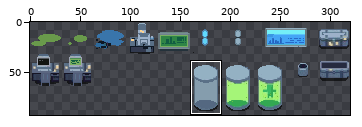
A sprite sheet gets an edit: Assets/Sprites/Tech Dungeon/Decor_sprites.png. Above, an overview of the earlier version with the close-up marked.
Close-up. The starting point:
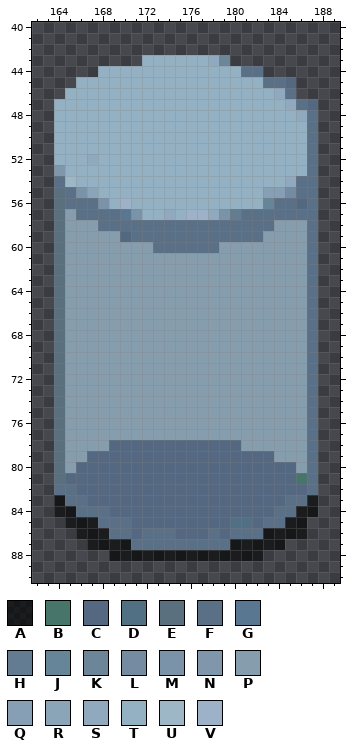
The file is 320x96 pixels. Colours within 5 levels of each other are drawn and written as one. Shown: x 162..189, y 40..90. The wide view leaves out empty margins. The commit also changed other parts of the picture, which this record leaves out.
Palette (. is transparent): A #0000009d  B #47756a  C #546881  D #517084  E #5a707e  F #5a7087  G #597791  H #637c92  J #668599  K #6c8697  L #758ba2  M #7a93a9  N #8096ab  P #859dad  Q #869fb5  R #8aa5b8  S #90a9bf  T #94b1c3  U #9db7c6  V #9db1c9
Pixels before, first column x 164:
43 ........TTTTTTSK........
44 ....TTTTTTTTTTTTTFF.....
45 ..TTTTTTTTTTTTTTTTTFFC..
46 .TTTTTTTTTTTTTTTTTTTSF..
47 TTTTTTTTTTTTTTTTTTTTTSFC
48 TTTTTTTTTTTTTTTTTTTTTTSF
49 TTTTTTTTTTTTTTTTTTTTTTTF
50 TTTTTTTTTTTTTTTTTTTTTTTF
51 TTTTTTTTTTTTTTTTTTTTTTTF
52 TTTSTTTTTTTTTTTTTTTTTTTF
53 NTTTTTTTTTTTTTTTTTTTTTTF
54 FUTTTTTTTTTTTTTTTTTTTSFF
55 EFMRTTTTTTTTTTTTTTTQQLFF
56 EFFFMTVTTTTTTTTTTTTJFFCF
57 EPFFFFGMTTSTVVSMHFFFFFFF
58 EPPPFFFFFFFFFFFFFFFFPPPF
59 EPPPPPCFFFFFFFFFFFFPPPPF
60 EPPPPPPPPFFFFFFPPPPPPPPF
61 EPPPPPPPPPPPPPPPPPPPPPPF
62 EPPPPPPPPPPPPPPPPPPPPPPF
63 EPPPPPPPPPPPPPPPPPPPPPPF
64 EPPPPPPPPPPPPPPPPPPPPPPF
65 EPPPPPPPPPPPPPPPPPPPPPPF
66 EPPPPPPPPPPPPPPPPPPPPPPF
67 EPPPPPPPPPPPPPPPPPPPPPPF
68 EPPPPPPPPPPPPPPPPPPPPPPF
69 EPPPPPPPPPPPPPPPPPPPPPPF
70 EPPPPPPPPPPPPPPPPPPPPPPF
71 EPPPPPPPPPPPPPPPPPPPPPPF
72 EPPPPPPPPPPPPPPPPPPPPPPF
73 EPPPPPPPPPPPPPPPPPPPPPPF
74 EPPPPPPPPPPPPPPPPPPPPPPF
75 EPPPPPPPPPPPPPPPPPPPPPPF
76 EPPPPPPPPPPPPPPPPPPPPPPF
77 EPPPPPPPPPPPPPPPPPPPPPPF
78 EPPPPCCCCCCCCCCCCPPPPPPF
79 EPPCCCCCCCCCCCCCCCCCPPPF
80 EPCCCCCCCCCCCCCCCCCCCCPF
81 ECCCCCCCCCCCCCCCCCCCCCBF
82 FFCCCCCCCCCCCCCCCCCCCCCF
83 AFFCCCCCCCCCCCCCCCCCCFFA
84 AAFFFCCCCCCCCCCCCCCCFFAA
85 .AAAFFFCCCCCCCCCDDCFFAA.
86 ..AAAFFCFFFCCCFCFFFAAAA.
87 ...AAAAFFFFFFFFFAAAAA...
88 .....AAAAAAAAAAAAAA.....
The result:
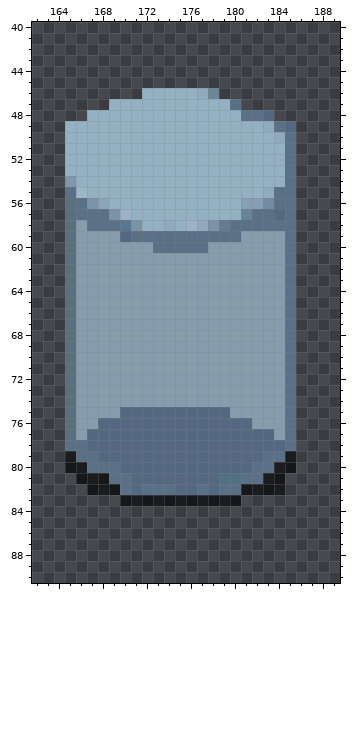
From old to new:
Changed rows in their new state; - is an unchanged pixel.
first column x 164:
43 --------........--------
44 ----...............-----
45 --....................--
46 -.......-----SK.......--
47 .....-----------F.......
48 ...--------------FFC....
49 .------------------SFC..
50 .-------------------SF..
51 .--------------------F..
52 .--T-----------------F..
53 .--------------------F..
54 .N-------------------F..
55 .-UT---------------SFF..
56 .E-MR-T----------QQL--..
57 .E---MVT--T-TTTTTJ--C-..
58 .E-F--GMTTSTVSMH----FF..
59 .E---------------PP--F..
60 .E------------P------F..
61 .E-------------------F..
62 .E-------------------F..
63 .E-------------------F..
64 .E-------------------F..
65 .E-------------------F..
66 .E-------------------F..
67 .E-------------------F..
68 .E-------------------F..
69 .E-------------------F..
70 .E-------------------F..
71 .E-------------------F..
72 .E-------------------F..
73 .E-------------------F..
74 .E-------------------F..
75 .E----CCCCCCCCCC-----F..
76 .E--CCCCCCCCCCCCCC---F..
77 .E-CCCCCCCCCCCCCCCCC-F..
78 .FFCC------------CCCCF..
79 .AFF---------------FFA..
80 .AAFFF------------FFAA..
81 ..AAAFF--------DDFFAA...
82 ...AAAF-FFF--F-FFAAAA...
83 ......AAAAAAAAAAA.......
84 ........................
85 -......................-
86 --.....................-
87 ---..................---
88 -----..............-----
